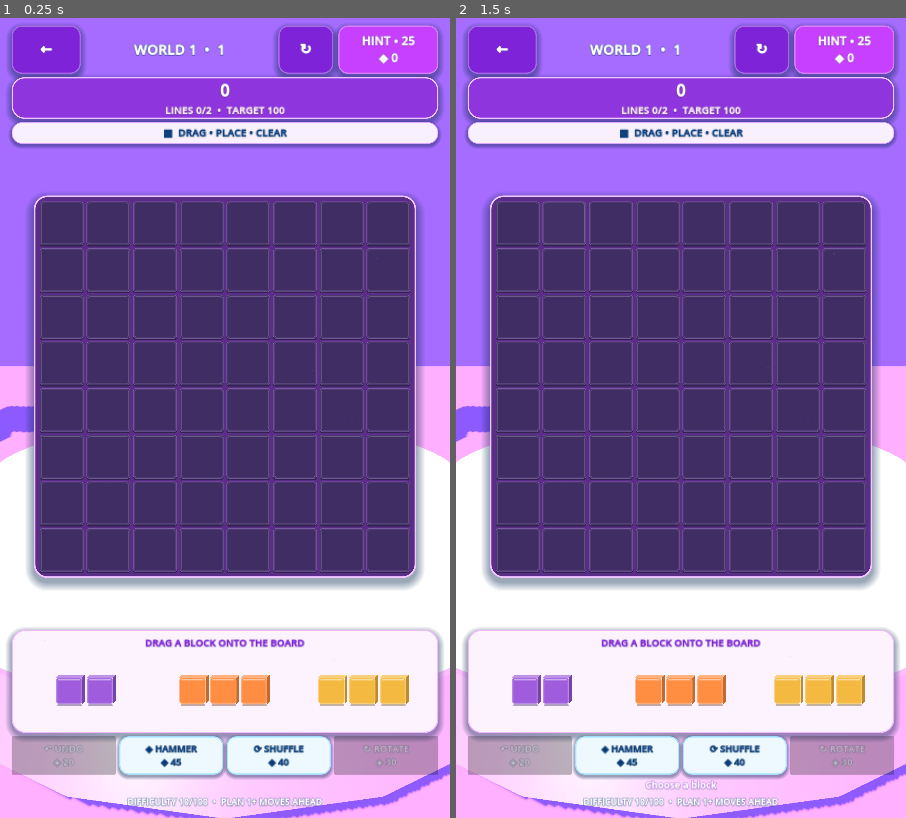
Above: before the commit, frames 1-2 (left to right).
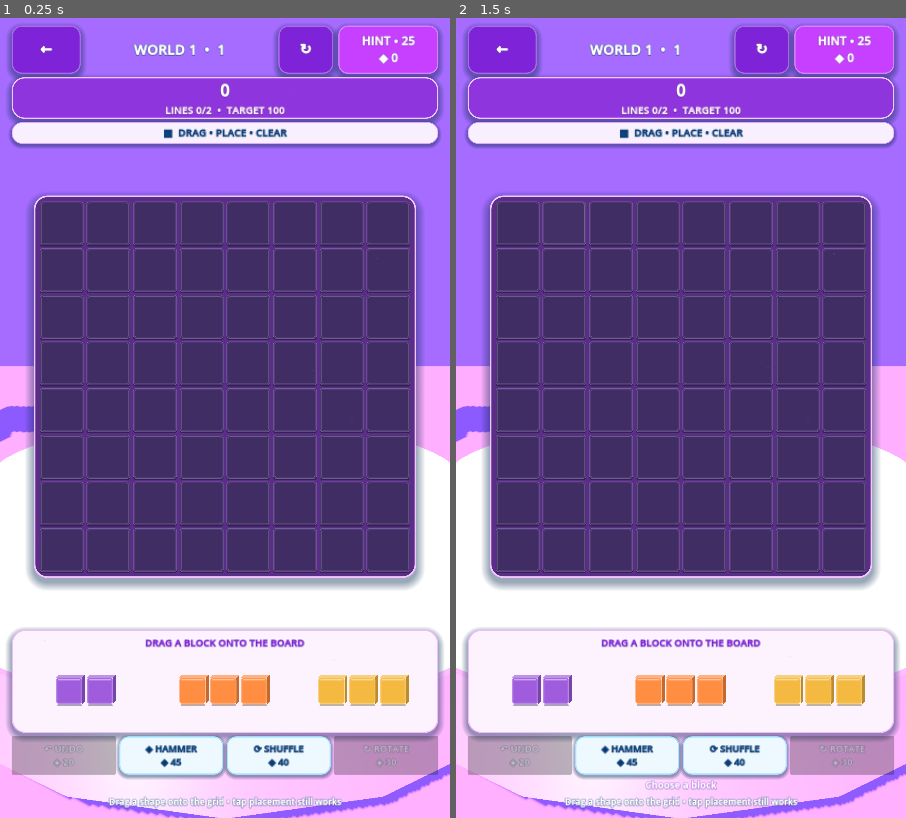
Above: after the commit, the same moments.

Repository: eghosa001/unjam
Game: Godot game, scene res://scenes/BlockPuzzle.tscn
Same seed, same stepped clock (60 frames per second), same inputs: the game is played once before the commit and once after it. This scene is started directly instead of the project's main scene.
Inputs (mouse positions are in pixels of both pictures, inside the frame that each line leads up to):
- Up to frame 1 (0.25 s): no input
- Up to frame 2 (1.5 s): click (519, 226) at 0.52 s; click (564, 226) at 1.27 s

The runs differ from the first frame. In frame 1, 0.4% of the frame differs, in the area x 24-76%, y 97-99%; in frame 2, 0.4%.

Commit message:
Reserve Block feedback row for actionable messages

Diff:
--- a/scripts/game/block_puzzle_10000.gd
+++ b/scripts/game/block_puzzle_10000.gd
@@ -248,10 +248,9 @@
 		elif milestone != "normal":
 			hint_label.text = "%s  •  DIFFICULTY %d/100" % [milestone.replace("_", " ").to_upper(), score_value]
 		else:
-			hint_label.text = "DIFFICULTY %d/100  •  PLAN %d+ MOVES AHEAD" % [
-				score_value,
-				int(campaign_profile.get("planning_horizon", 1))
-			]
+			# Keep the gameplay surface quiet. Difficulty/planning metadata belongs
+			# in level selection; this row is reserved for actionable hint/error text.
+			hint_label.text = ""
 	_refresh_booster_buttons()
 
 func can_place(shape: Array, origin: Vector2i) -> bool:
